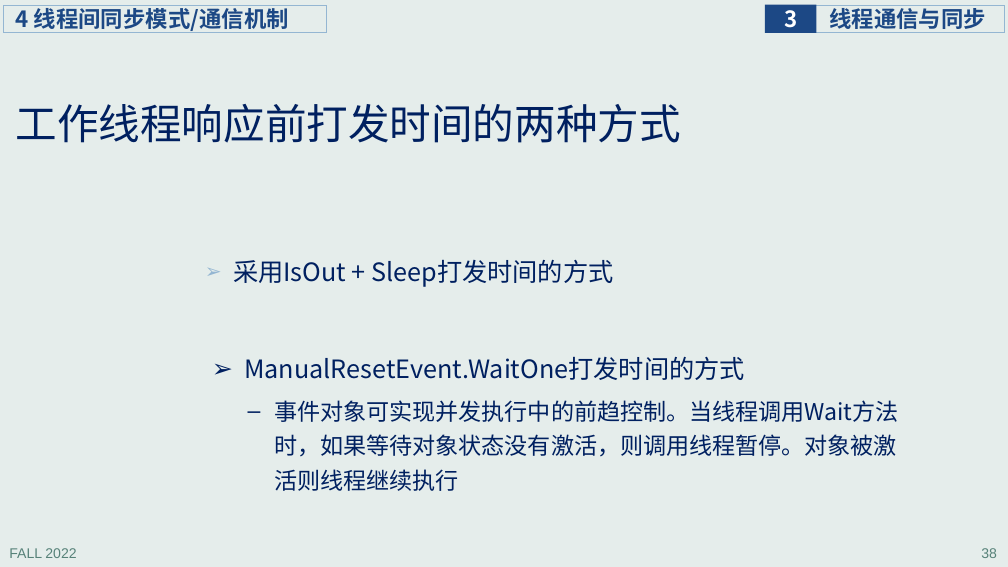
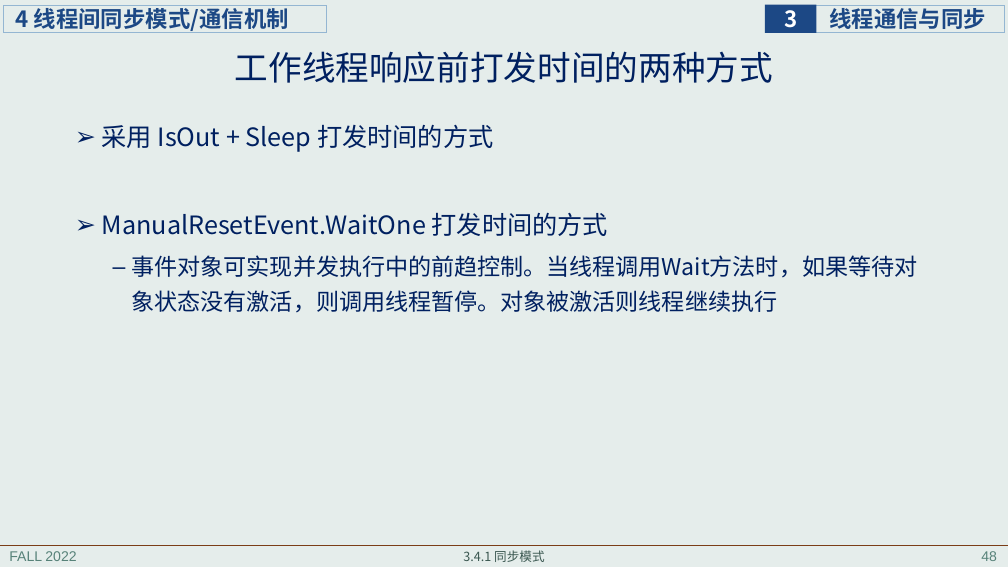
Before and after one commit to principleWindows/win-principle-2022, a slide deck: slide 48 of slides/instruction/principleWindows_3.pptx (slide 38 before the commit). Drawn at 1008x567 pixels with LibreOffice and Linux fonts; fonts in the diff are those of the drawing. Boxes give left, top, right and bottom in pixels: in the first picture for what was removed or moved away, otherwise in the second. Text is boxed around its words. In the diff, an @@ line names an element or a change of style, - is before the commit and + after.

```diff
--- a/slides/instruction/principleWindows_3.pptx
+++ b/slides/instruction/principleWindows_3.pptx
@@ title "工作线程响应前打发时间的两种方式": place and size @@
-title "工作线程响应前打发时间的两种方式" at box(16, 104, 681, 143)
+title "工作线程响应前打发时间的两种方式" at box(235, 51, 773, 83)
@@ title "工作线程响应前打发时间的两种方式" at box(235, 51, 773, 83): size 39.6 to 32 pt; alignment left to centre @@
@@ text "采用 IsOut + Sleep 打发时间的方式": place and size @@
-text "采用 IsOut + Sleep 打发时间的方式" at box(244, 357, 898, 491)
+text "采用 IsOut + Sleep 打发时间的方式" at box(102, 125, 918, 313)
@@ text at box(102, 125, 608, 236): text changed @@
-➢ ManualResetEvent.WaitOne打发时间的方式
+➢ 采用 IsOut + Sleep 打发时间的方式
+➢ ManualResetEvent.WaitOne 打发时间的方式
@@ text removed at box(233, 260, 613, 287) @@
-➢ 采用IsOut + Sleep打发时间的方式
@@ line added from (0, 545) to (1008, 545), #7B3D17 0.5 pt @@
@@ text added at box(463, 550, 544, 562), 12 pt, text #3A5750 @@
+3.4.1 同步模式
@@ page number removed at box(981, 548, 997, 558) @@
-38
@@ page number added at box(981, 551, 997, 561), 13.3 pt, text #578279 @@
+48
```
Also in this commit, not shown: 52 other slides changed, 19 slides added, 1 slide removed, 7 other files.
